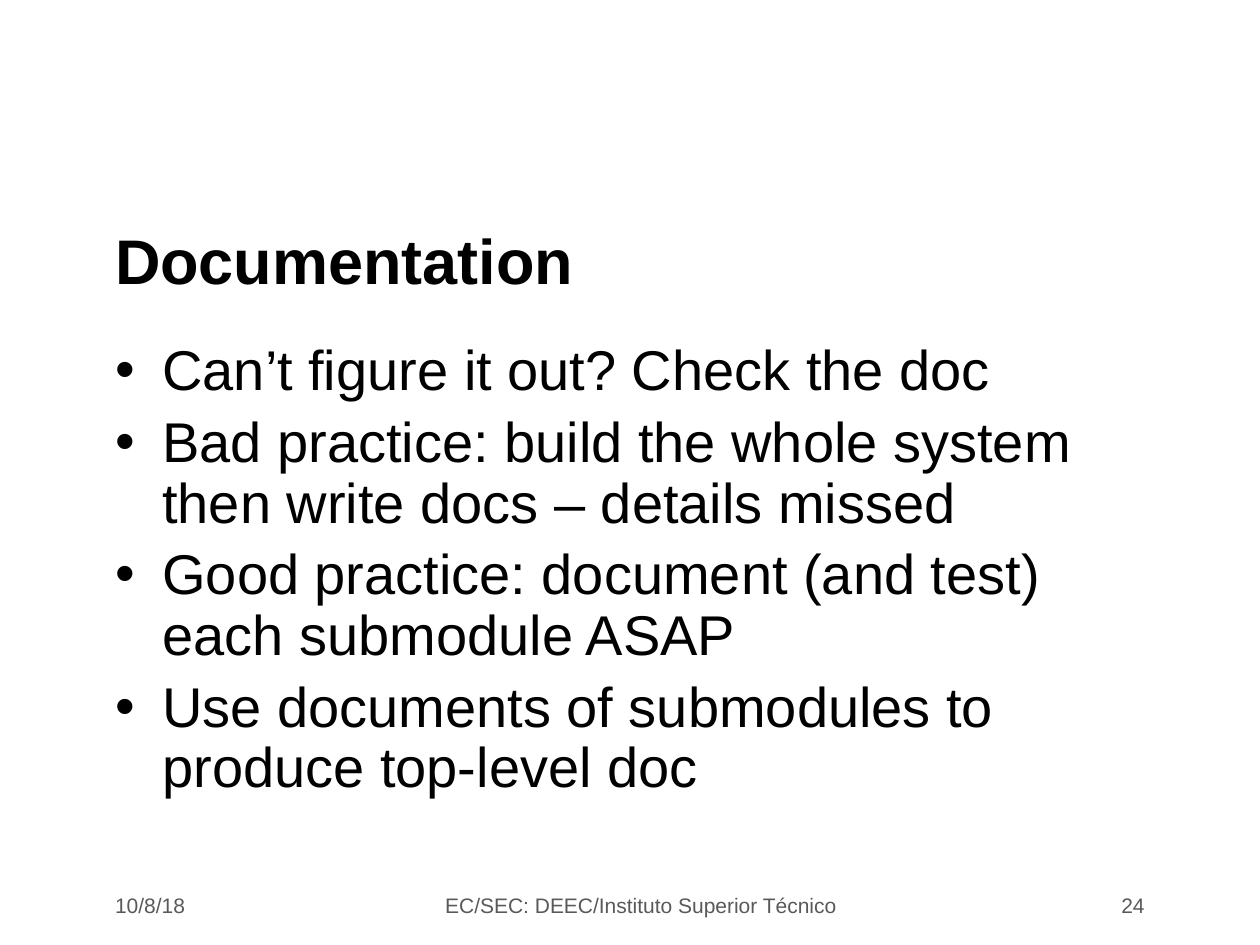
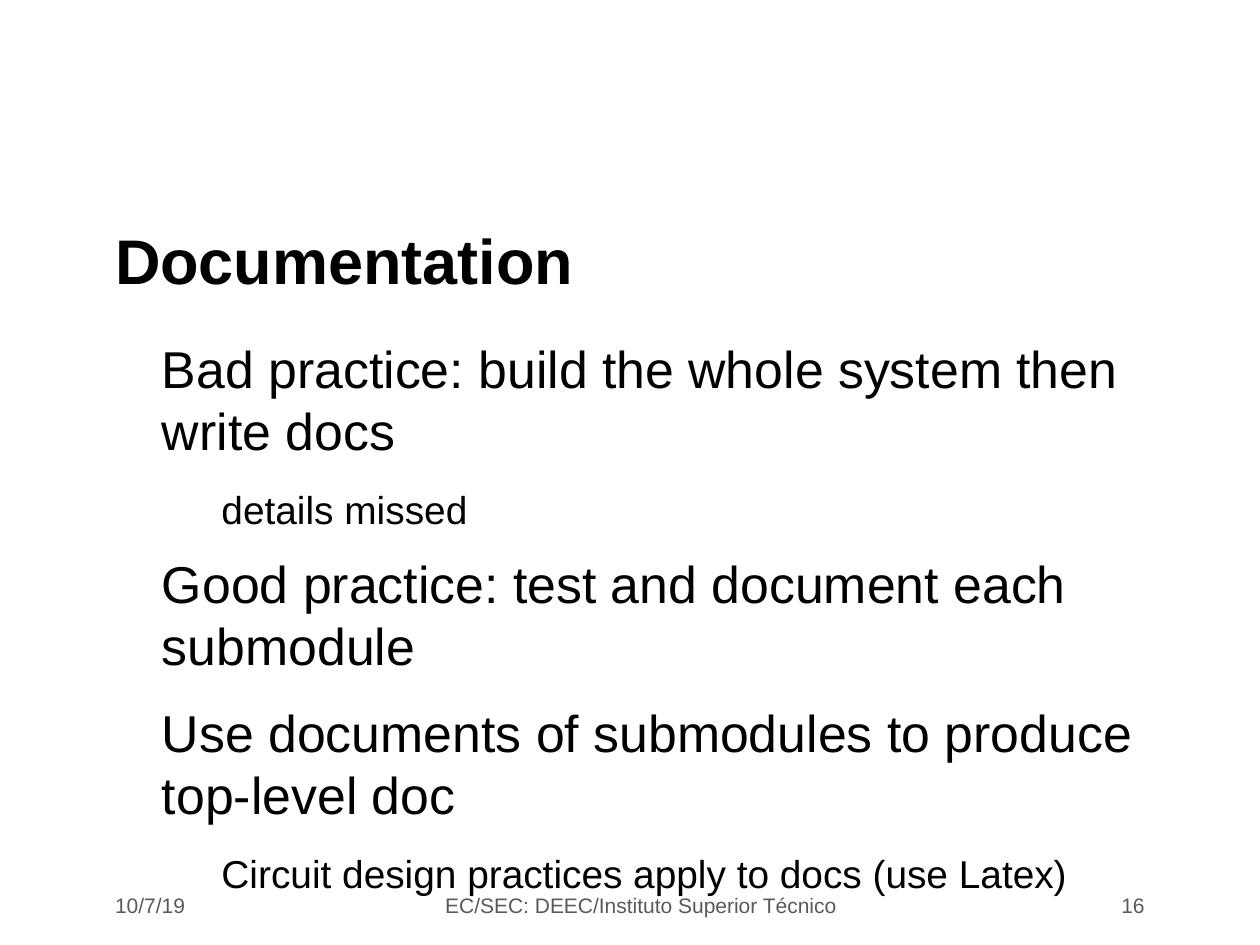
Before and after one commit to jjts/ist-sec, a slide deck: slide 16 of lectures/l6_design_choices/l6.odp (slide 24 before the commit). Drawn at 1260x945 pixels with LibreOffice and Linux fonts; fonts in the diff are those of the drawing; background and template pictures are left out. Boxes give left, top, right and bottom in pixels: in the first picture for what was removed or moved away, otherwise in the second. Text is boxed around its words. In the diff, an @@ line names an element or a change of style, - is before the commit and + after.

```diff
--- a/lectures/l6_design_choices/l6.odp
+++ b/lectures/l6_design_choices/l6.odp
@@ text at box(162, 350, 1117, 666): text changed; size 32 to 29.6 pt @@
-• Can’t figure it out? Check the doc
-• Bad practice: build the whole system then write docs – details missed
-• Good practice: document (and test) each submodule ASAP
+● Bad practice: build the whole system then write docs
+  − details missed
+● Good practice: test and document each submodule
@@ text at box(162, 714, 1132, 825): size 32 to 29.6 pt in "Use documents of submodules to produce top-level ..."; bullet • to ●; line spacing 0.9 to 1; more space between paragraphs; bullet colour #000000 to #FFFFFF @@
@@ text at box(221, 860, 1067, 896): paragraph added @@
+  − Circuit design practices apply to docs (use Latex)
@@ text at box(115, 898, 185, 913): text changed @@
-10/8/18
+10/7/19
@@ page number at box(1121, 898, 1144, 913): text changed @@
-24
+16
```
Also in this commit, not shown: 18 other slides changed, 8 slides removed.
